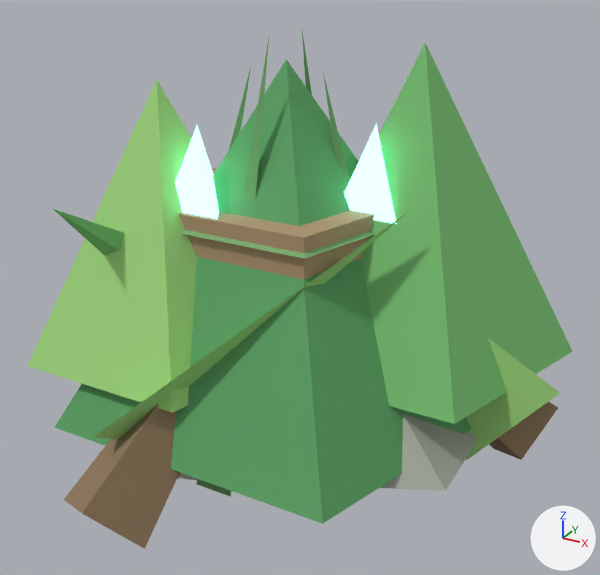
Two versions of the glTF model assets/models/jungle_filler_kit.glb, one commit apart.
Both versions are drawn from a camera (50 mm lens) standing at (1.181, -2.068, 1.299) and looking at (0.084, -0.073, 0.301). Arrows for +X, +Y and +Z are at lower right; the lights stay in place. The picture after the commit comes second. Vertices at exactly the same position are counted once.

Names of what the first picture shows: 'fill_fern_small', 'fill_flower_bush', 'fill_rock_mossy', 'fill_root_knot', 'fill_shrub_leafy', 'fill_stump_moss', 'fill_vine_tangle'.
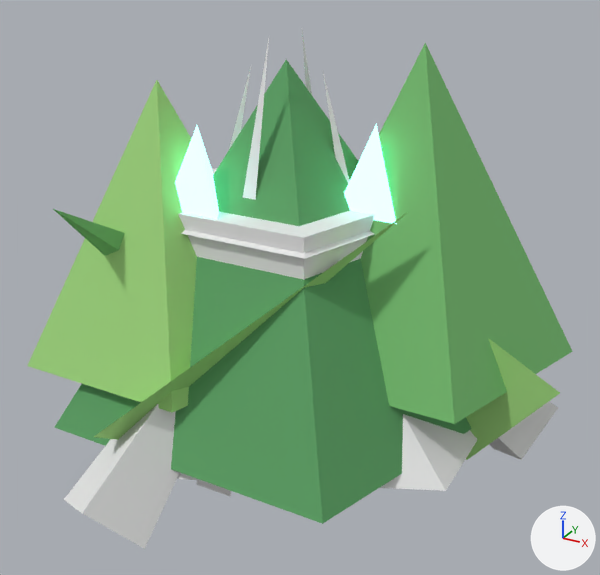
Pixel boxes [x1, y1, x2, y2] of what changed, in the pictures (600 x 575 px):
part 1 of me_fill_rock_mossy, recoloured (grey to white): [178, 414, 477, 491] in both
part 2 of me_fill_root_knot, recoloured: [64, 402, 558, 549] in both
part 3 of me_fill_vine_tangle, recoloured: [196, 31, 350, 497] in both
part 4 of me_fill_stump_moss, recoloured (beige to white): [178, 168, 374, 280] in both
part 5 of me_fill_stump_moss, recoloured (green to white): [181, 230, 374, 259] in both

The change, as a diff of the scene's bpy script:
```diff
--- a/assets/models/jungle_filler_kit.glb.py
+++ b/assets/models/jungle_filler_kit.glb.py
@@ mat_wood_lib__ffffff @@
+mat_wood_lib__ffffff = principled_material('wood_lib__ffffff')
+mat_wood_lib__ffffff.base_color = (0.8, 0.8, 0.8)  # white #e7e7e7
+mat_wood_lib__ffffff.roughness = 0.85
@@ mat_plaster_lib__99aeaf @@
+mat_plaster_lib__99aeaf = principled_material('plaster_lib__99aeaf')
+mat_plaster_lib__99aeaf.base_color = (0.8, 0.8, 0.8)  # white #e7e7e7
+mat_plaster_lib__99aeaf.roughness = 0.85
@@ me_fill_rock_mossy @@
 me_fill_rock_mossy.from_pydata(...)  # 18 vertices, 24 faces; spans x -0.65..0.8, y -0.6..0.6, z -0.08..0.6
-me_fill_rock_mossy.materials.append(mat_ruinstonedark)  # grey #909590
-me_fill_rock_mossy.materials.append(mat_ruinmoss)  # green #7cad6f
+# me_fill_rock_mossy part 1: all 10 faces that had it switch from mat_rockmossy (grey #a6aa9e) to mat_plaster_lib__99aeaf (white #e7e7e7)
+me_fill_rock_mossy.materials.append(mat_rock_lib__ffffff)  # white #e7e7e7
+me_fill_rock_mossy.materials.append(mat_moss_lib__ffffff)  # white #e7e7e7
@@ me_fill_root_knot @@
 me_fill_root_knot.from_pydata(...)  # 20 vertices, 24 faces; spans x -0.63..0.82, y -0.84..0.66, z -0.28..0.59
-me_fill_root_knot.materials.append(mat_ruinwood)  # beige #ad906f
+# me_fill_root_knot part 2: all 18 faces that had it switch from mat_ruinwooddark (brown #8e7659) to mat_wood_lib__ffffff (white #e7e7e7)
@@ me_fill_vine_tangle @@
 me_fill_vine_tangle.from_pydata(...)  # 22 vertices, 24 faces; spans x -0.523..0.523, y -0.445..0.55, z -0.247..1.03
-me_fill_vine_tangle.materials.append(mat_ruinmoss)  # green #7cad6f
+# me_fill_vine_tangle part 3: all 16 faces that had it switch from mat_ruinvine (green #699e61) to mat_moss_lib__ffffff (white #e7e7e7)
@@ me_fill_stump_moss @@
 me_fill_stump_moss.from_pydata(...)  # 16 vertices, 24 faces; spans x -0.38..0.38, y -0.324..0.4, z 0.0..0.65
+# me_fill_stump_moss part 4: all 16 faces that had it switch from mat_ruinwood (beige #ad906f) to mat_wood_lib__ffffff (white #e7e7e7)
+# me_fill_stump_moss part 5: all 8 faces that had it switch from mat_ruinmoss (green #7cad6f) to mat_moss_lib__ffffff (white #e7e7e7)
```
